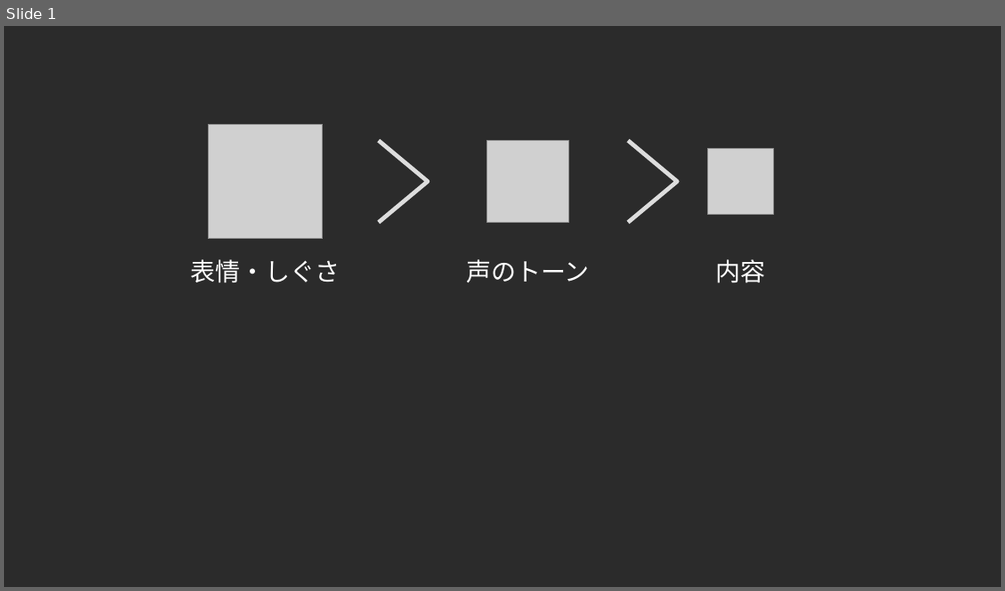
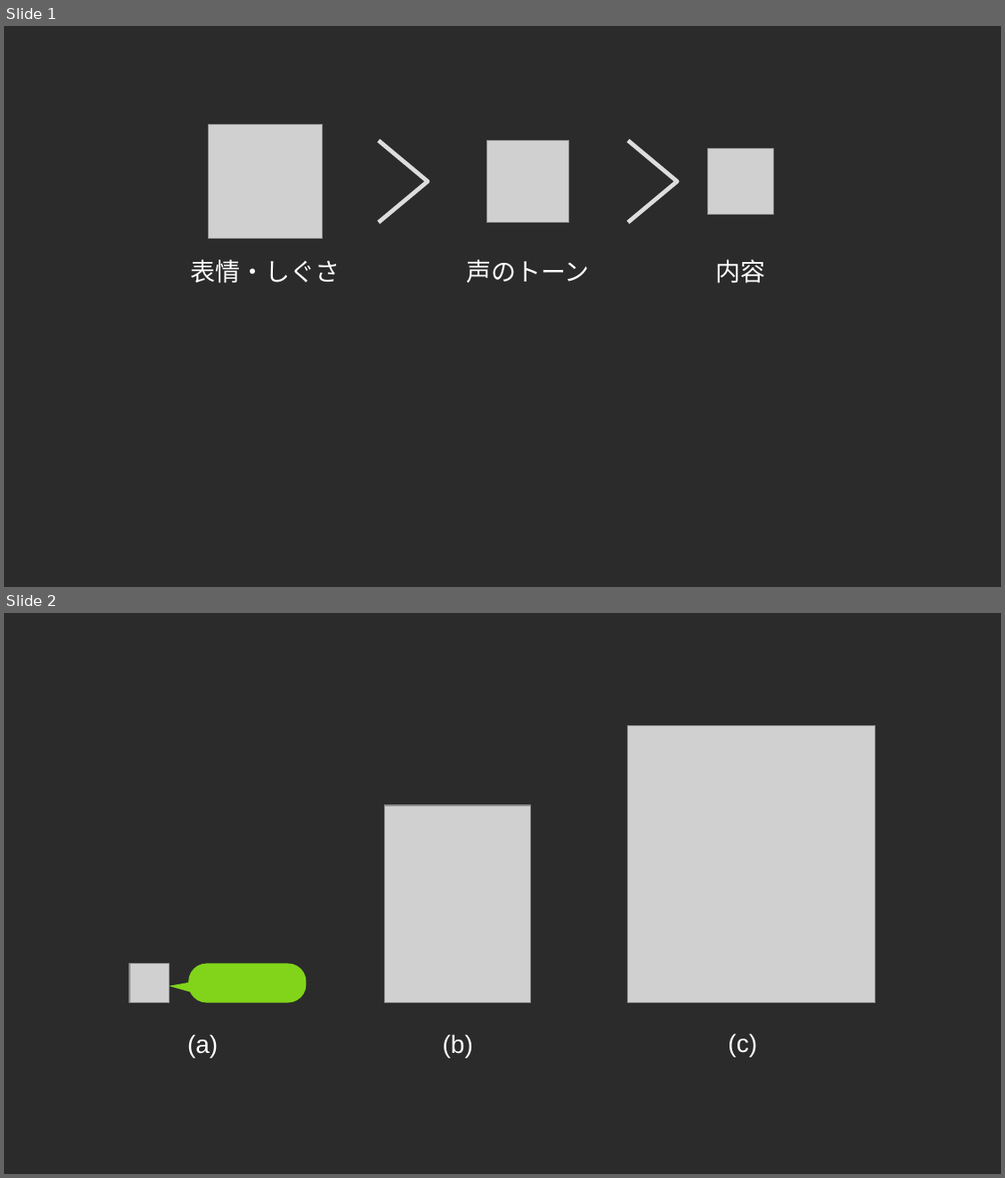
Before and after one commit to shinichi-kato/muno-site-scratch, a slide deck: static/insight.odp. Shown one above the other, each under a label of ours: slide 1 before the commit, slides 1 and 2 after it. The pictures are 1005x591 and 1005x1178 pixels, drawn with LibreOffice and Linux fonts; fonts in the diff are those of the drawing; grey boxes stand for pictures; background and template pictures are left out; a plain dark background stands for a picture behind light text. Boxes give left, top, right and bottom in pixels: in the first picture for what was removed or moved away, otherwise in the second. Text is boxed around its words. In the diff, an @@ line names an element or a change of style, - is before the commit and + after.

```diff
--- a/static/insight.odp
+++ b/static/insight.odp
@@ slide 2 added at (4, 613, 1001, 1174), background picture (left out) @@
@@ group added at (129, 726, 875, 1058): 3 pictures, 3 texts, 1 rounded rectangle, 1 freeform shape @@
+(a)
+(b)
+(c)
```
Also in this commit, not shown: 3 other slides added, 2 slides removed, 5 other files.
